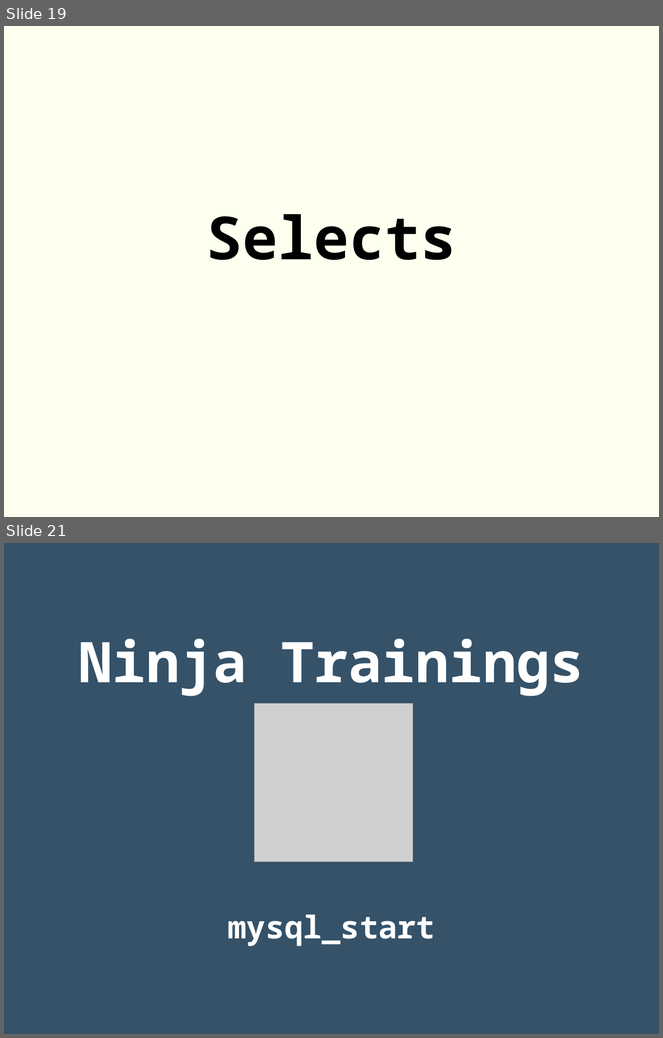
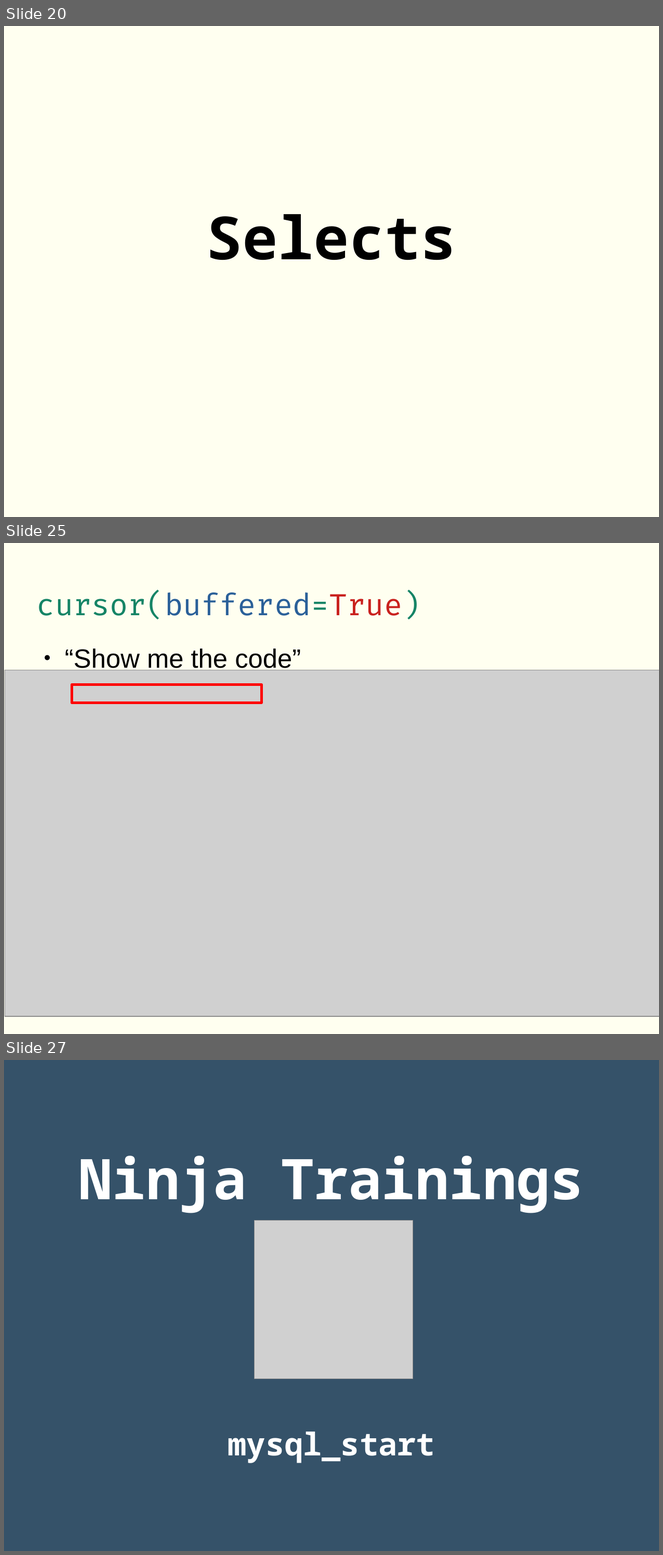
Before and after one commit to rgmf/dwes, a slide deck: unidades/06_acceso_a_bases_de_datos/presentacion/bbdd.odp. Shown one above the other, each under a label of ours: slides 19 and 21 before the commit, slides 20, 25 and 27 after it; the slides between them are not shown. The pictures are 663x1038 and 663x1555 pixels, drawn with LibreOffice and Linux fonts; fonts in the diff are those of the drawing; grey boxes stand for pictures. Boxes give left, top, right and bottom in pixels: in the first picture for what was removed or moved away, otherwise in the second. Text is boxed around its words. In the diff, an @@ line names an element or a change of style, - is before the commit and + after.

```diff
--- a/unidades/06_acceso_a_bases_de_datos/presentacion/bbdd.odp
+++ b/unidades/06_acceso_a_bases_de_datos/presentacion/bbdd.odp
@@ slide 25 added at bbox=[4, 543, 659, 1034], background #FFFFF0 @@
@@ title added at bbox=[37, 592, 421, 619], 36 pt, text #158466 @@
+cursor(buffered=True)
@@ text added at bbox=[65, 649, 301, 673], 32 pt, text #000000 @@
+● “Show me the code”
@@ picture added at bbox=[5, 670, 659, 1017] @@
@@ rectangle added at bbox=[72, 684, 261, 703], outline #FF0000 3 pt @@
@@ what was slide 19 is now slide 20 @@
@@ what was slide 21 is now slide 27 @@
```
Also in this commit, not shown: 2 slides changed, 5 other slides added, 22 other files.
